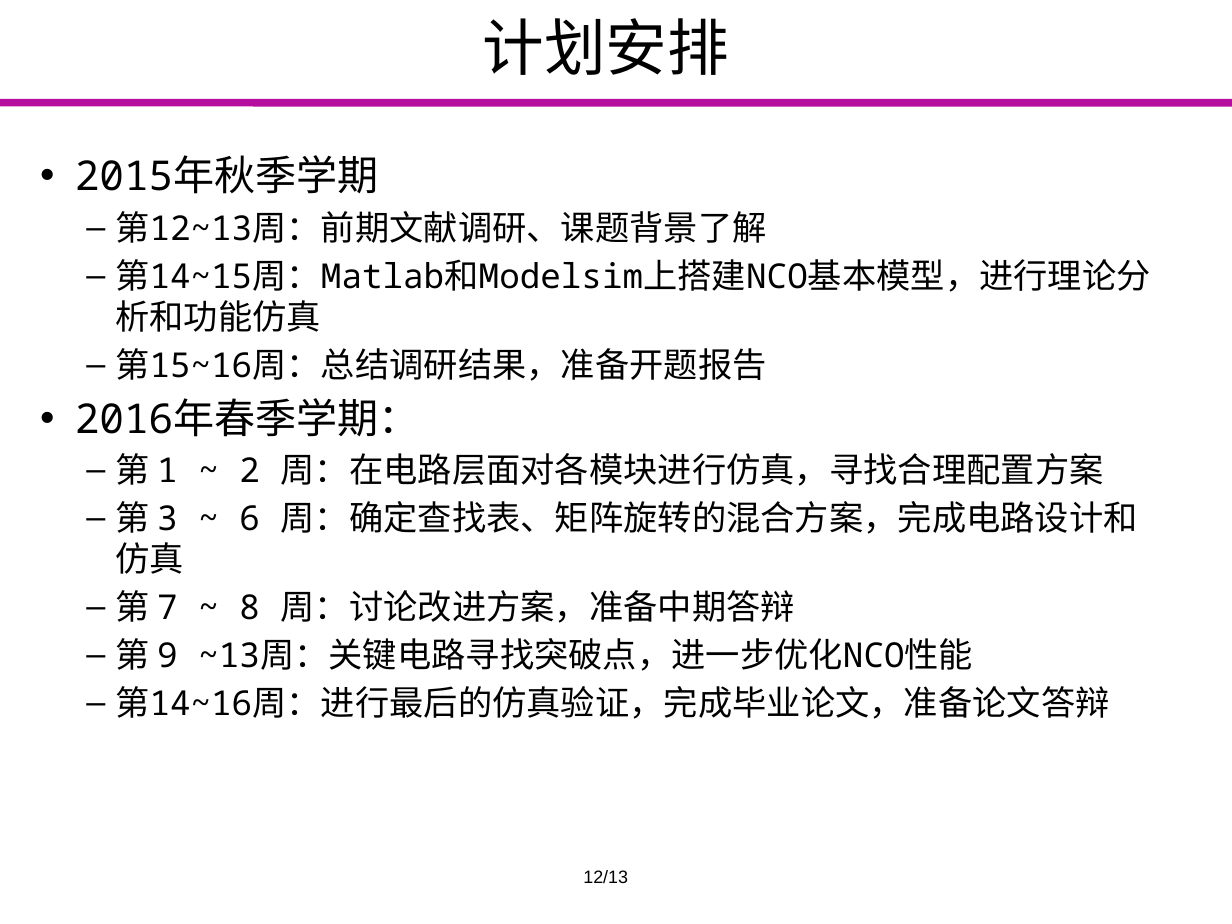
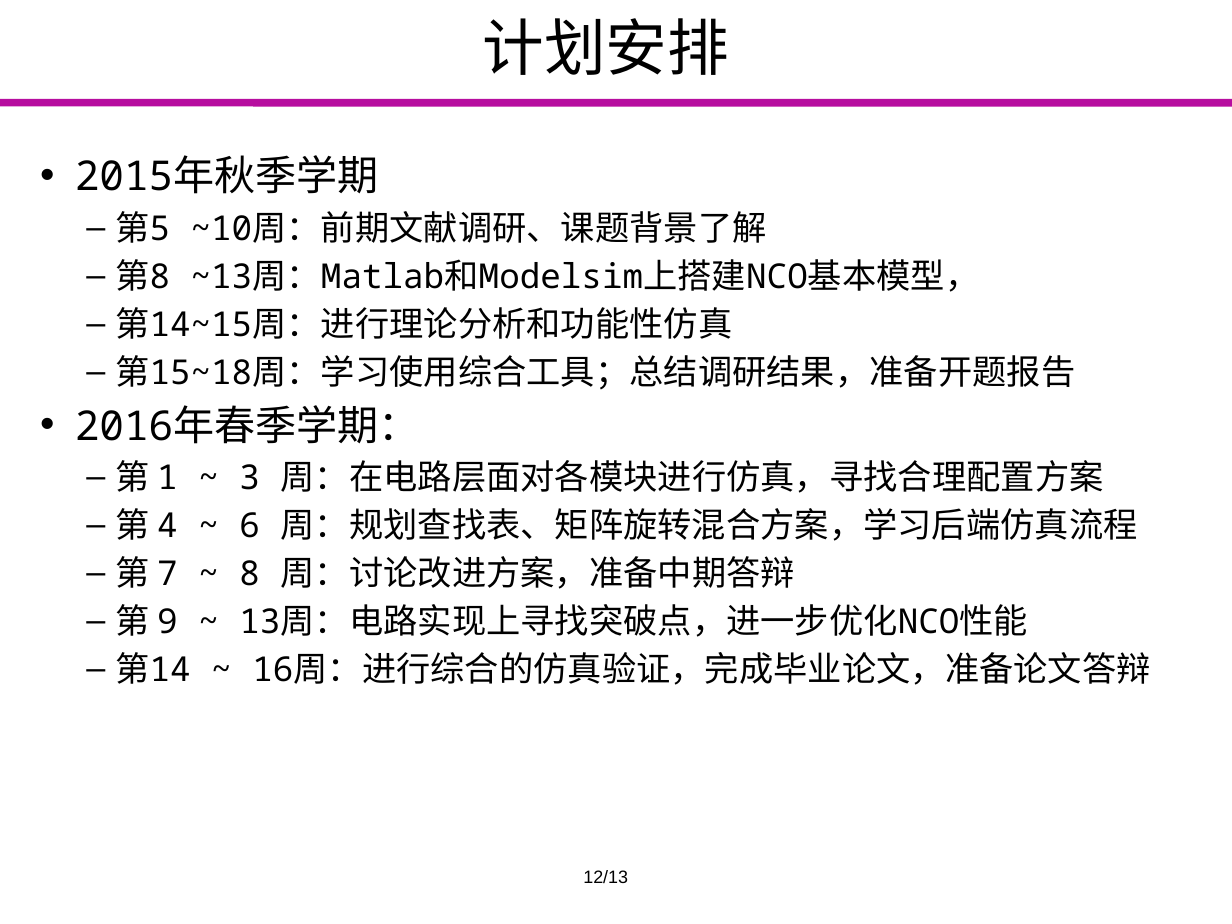
Before and after one commit to Markov2016/kaiti, a slide deck: slide 12 of ppt/yyx_v1.1.pptx. Drawn at 1232x924 pixels with LibreOffice and Linux fonts; fonts in the diff are those of the drawing; background and template pictures are left out. Boxes give left, top, right and bottom in pixels: in the first picture for what was removed or moved away, otherwise in the second. Text is boxed around its words. In the diff, an @@ line names an element or a change of style, - is before the commit and + after.

Commit message:
v1.1 upload

```diff
--- a/ppt/yyx_v1.1.pptx
+++ b/ppt/yyx_v1.1.pptx
@@ text at (115,211,1075,389): text changed @@
-  – 第12~13周：前期文献调研、课题背景了解
-  – 第14~15周：Matlab和Modelsim上搭建NCO基本模型，进行理论分析和功能仿真
-  – 第15~16周：总结调研结果，准备开题报告
+  – 第5 ~10周：前期文献调研、课题背景了解
+  – 第8 ~13周：Matlab和Modelsim上搭建NCO基本模型，
+  – 第14~15周：进行理论分析和功能性仿真
+  – 第15~18周：学习使用综合工具；总结调研结果，准备开题报告
@@ text at (115,460,1138,541): text changed @@
-  – 第 1 ~ 2 周：在电路层面对各模块进行仿真，寻找合理配置方案
-  – 第 3 ~ 6 周：确定查找表、矩阵旋转的混合方案，完成电路设计和仿真
+  – 第 1 ~ 3 周：在电路层面对各模块进行仿真，寻找合理配置方案
+  – 第 4 ~ 6 周：规划查找表、矩阵旋转混合方案，学习后端仿真流程
@@ text at (115,604,1150,685): text changed @@
-  – 第 9 ~13周：关键电路寻找突破点，进一步优化NCO性能
-  – 第14~16周：进行最后的仿真验证，完成毕业论文，准备论文答辩
+  – 第 9 ~ 13周：电路实现上寻找突破点，进一步优化NCO性能
+  – 第14 ~ 16周：进行综合的仿真验证，完成毕业论文，准备论文答辩
```
Also in this commit, not shown: 8 other slides changed, 1 slide added, 1 slide removed.
